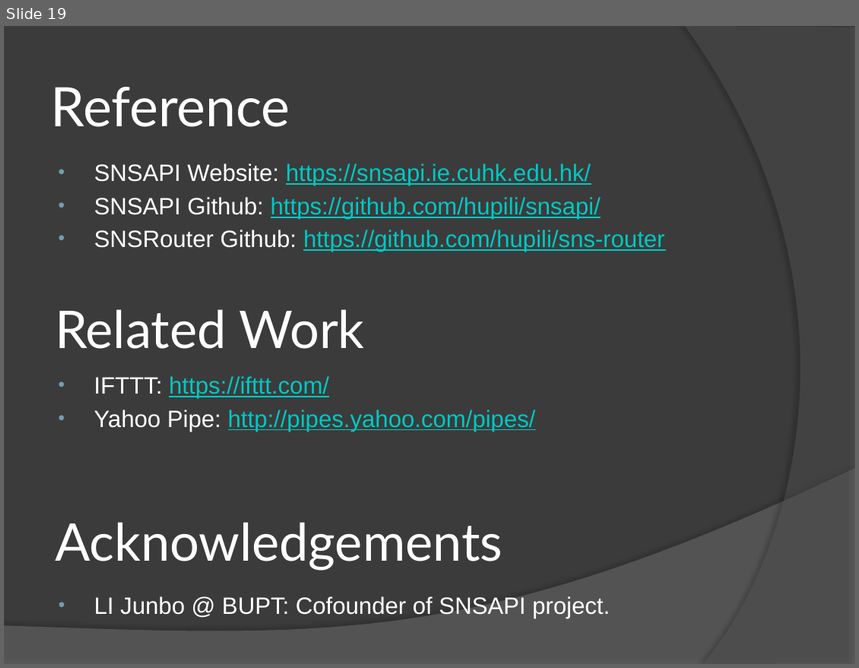
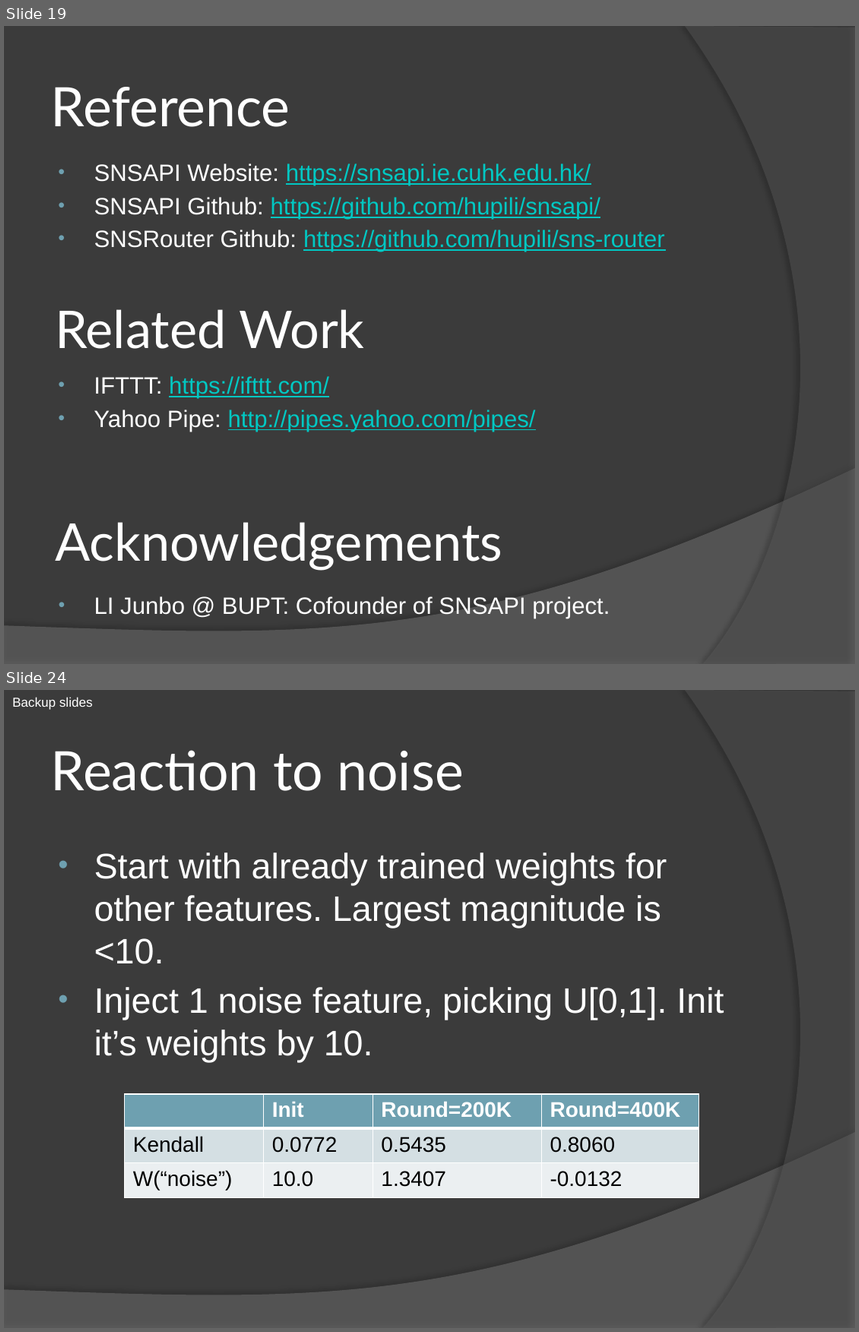
Before and after one commit to hupili/sns-router, a slide deck: report/presentation.pptx. Shown one above the other, each under a label of ours: slide 19 before the commit, slides 19 and 24 after it; the slides between them are not shown. The pictures are 859x668 and 859x1332 pixels, drawn with LibreOffice and Linux fonts; fonts in the diff are those of the drawing. Boxes give left, top, right and bottom in pixels: in the first picture for what was removed or moved away, otherwise in the second. Text is boxed around its words. In the diff, an @@ line names an element or a change of style, - is before the commit and + after.

```diff
--- a/report/presentation.pptx
+++ b/report/presentation.pptx
@@ slide 24 added at (x1=4, y1=690, x2=855, y2=1328), background #3B3B3B; not listed: 2 template elements that a slide beside it also shows @@
@@ text added at (x1=12, y1=697, x2=93, y2=710), 11 pt, text #FFFFFF @@
+Backup slides
@@ title added at (x1=51, y1=750, x2=463, y2=791), 46 pt, text #FFFFFF @@
+Reaction to noise
@@ text added at (x1=94, y1=853, x2=724, y2=1062), 30 pt, text #FFFFFF @@
+• Start with already trained weights for other features. Largest magnitude is <10.
+• Inject 1 noise feature, picking U[0,1]. Init it’s weights by 10.
@@ table added at (x1=125, y1=1094, x2=699, y2=1198), 3 rows, 4 columns @@
+ | Init | Round=200K | Round=400K
+Kendall | 0.0772 | 0.5435 | 0.8060
+W(“noise”) | 10.0 | 1.3407 | -0.0132
```
Also in this commit, not shown: 11 slides changed, 1 other file.
